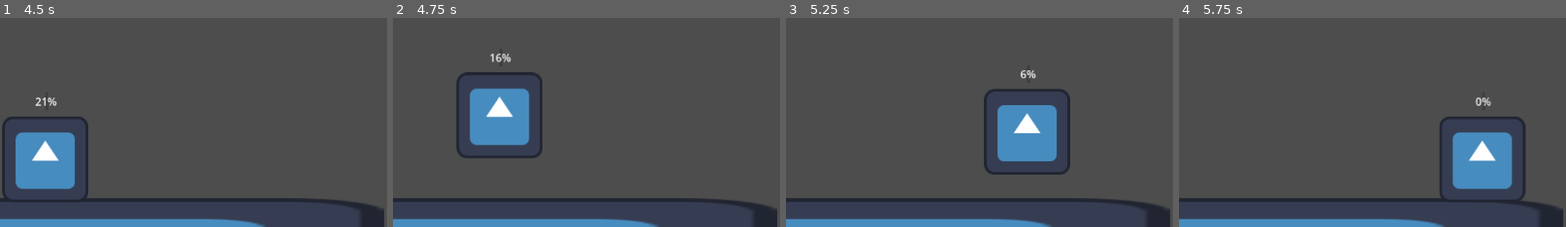
Above: before the commit, frames 1-4 (left to right).
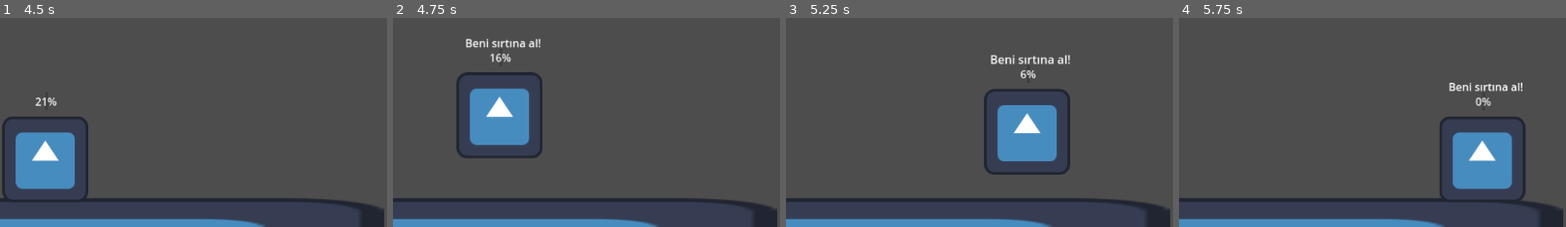
Above: after the commit, the same moments.

Repository: ernykt/yildonumu
Game: Godot game, scene res://scenes/main.tscn
Same seed, same stepped clock (60 frames per second), same inputs: the game is played once before the commit and once after it. The engine's default icon, where the game draws it, is replaced by a stand-in: a white triangle on a blue panel in a dark square.
Inputs:
- Up to frame 1 (4.5 s): hold Right (player1_forward) 0.53-2.03 s; tap A (player2_backward) at 0.6, 2.1, 3.6 s; tap Up (player1_jump) at 0.77, 1.52, 3.02, 3.77 s; tap D (player2_forward) at 1.35, 2.85, 4.35 s; hold Left (player1_backward) 2.03-4.28 s; hold Right (player1_forward) from 4.28 s (still down)
- Up to frame 2 (4.75 s): keep holding Right (player1_forward); tap Up (player1_jump) at 4.52 s
- Up to frame 3 (5.25 s): keep holding Right (player1_forward); tap A (player2_backward) at 5.1 s
- Up to frame 4 (5.75 s): keep holding Right (player1_forward)
The pictures show only the part of the screen within x 50-100%, y 34-84%; the shares and areas given below are measured in that part.

Frame 1 is identical in both runs. In frame 2, 0.5% of the frame differs, in the area x 18-39%, y 9-15%; in frame 3, 0.5%, in the area x 52-74%, y 17-23%; in frame 4, 0.4%.

Commit message:
Added Label
Added label for interaction warning.

Diff:
--- a/scenes/player.tscn
+++ b/scenes/player.tscn
@@ -24,3 +24,12 @@
 offset_top = -100.0
 offset_right = 4.0
 offset_bottom = -73.0
+
+[node name="StaminaMessage" type="Label" parent="."]
+offset_left = -50.0
+offset_top = -120.0
+offset_right = 59.0
+offset_bottom = -97.0
+text = "Beni Sırtına Al"
+horizontal_alignment = 1
+vertical_alignment = 1
--- a/scripts/player.gd
+++ b/scripts/player.gd
@@ -12,6 +12,11 @@
 @export var stamina_regen_rate: float = 10.0 # Saniyede yenilenen dayanıklılık
 @export var stamina_drain_rate: float = 20.0 # Saniyede tükenen dayanıklılık
 @export var stun_duration: float = 0.5 # Engelle çarpınca sersemleme süresi
+
+@export var stamina_message_threshold_ratio: float = 0.2 # Bu oranın altında stamina kalınca mesaj belirir (örn: 0.2 = %20)
+@export var message_scale_min: Vector2 = Vector2(0.9, 0.9) # Mesajın minimum ölçeği
+@export var message_scale_max: Vector2 = Vector2(1.1, 1.1) # Mesajın maksimum ölçeği
+@export var message_scale_duration: float = 0.8 # Mesajın büyüme/küçülme animasyonunun süresi (tek yön)
 #endregion
 
 #region Hazır Nodelar
@@ -20,6 +25,7 @@
 @onready var player_collider: CollisionShape2D = $PlayerCollider # Oyuncunun ana çarpışma şekli
 @onready var player_area: Area2D = $PlayerArea # Köpek veya toplanabilir öğeleri algılamak için alan
 @onready var progress_bar: ProgressBar = $ProgressBar # Stamina göstermek için progress bar
+@onready var stamina_message_label: Label = $StaminaMessage # Stamina azaldığında beliren yazı
 #endregion
 
 #region FSM Durumları
@@ -42,6 +48,8 @@
 var action_jump: String # Zıplama input aksiyon adı
 #endregion
 
+var message_tween: Tween # Tween nodu kod içinde oluşturulacak
+
 func _ready():
 	# Başlangıç dayanıklılığını maksimuma ayarla
 	current_stamina = max_stamina
@@ -50,6 +58,11 @@
 	progress_bar.max_value = max_stamina
 	progress_bar.min_value = 0
 	progress_bar.value = current_stamina
+
+	# Stamina mesajı başlangıçta gizli olsun
+	stamina_message_label.hide()
+	stamina_message_label.text = "Beni sırtına al!"
+	stamina_message_label.pivot_offset = stamina_message_label.size / 2.0 # Merkeze göre ölçeklensin
 
 	# Player ID'ye göre input aksiyonlarını ayarla
 	# Godot'un Proje Ayarları -> Input Map bölümünden bu aksiyonları tanımlamalısınız.
@@ -93,6 +106,9 @@
 	# Progress Bar'ı güncel tut
 	progress_bar.value = current_stamina
 
+	# Stamina mesajının görünürlüğünü ve animasyonunu yönet
+	update_stamina_message()
+
 # Yeni bir duruma geçişi yöneten fonksiyon
 func set_state(new_state: State):
 	# Eğer zaten aynı durumdaysak, hiçbir şey yapma
@@ -226,3 +242,40 @@
 			if current_state != State.STUNNED:
 				set_state(State.STUNNED)
 			break # Aynı karede birden fazla çarpışma olsa bile sadece ilkini işle
+
+# Stamina mesajının görünürlüğünü ve animasyonunu yöneten fonksiyon
+func update_stamina_message():
+	var threshold_stamina = max_stamina * stamina_message_threshold_ratio
+
+	if current_stamina <= threshold_stamina and current_state != State.STUNNED:
+		if not stamina_message_label.is_visible_in_tree():
+			stamina_message_label.show()
+			start_stamina_message_tween()
+	else:
+		if stamina_message_label.is_visible_in_tree():
+			stamina_message_label.hide()
+			# Tween'i durdur ve ölçeği sıfırla, eğer zaten oluşturulmuşsa
+			if message_tween:
+				message_tween.stop()
+				stamina_message_label.scale = Vector2(1,1) # Ölçeği sıfırla
+
+# Stamina mesajı tween animasyonunu başlatan fonksiyon
+func start_stamina_message_tween():
+	# Eğer tween zaten varsa durdur, yoksa yeni bir tane oluştur
+	if message_tween:
+		message_tween.stop()
+	else:
+		message_tween = get_tree().create_tween() # Yeni Tween oluştur
+
+	message_tween.set_loops() # Sonsuz döngüde çalışsın
+
+	# Büyüme animasyonu
+	message_tween.tween_property(stamina_message_label, "scale", message_scale_max, message_scale_duration)\
+		.set_ease(Tween.EASE_OUT)
+
+	# Küçülme animasyonu
+	message_tween.tween_property(stamina_message_label, "scale", message_scale_min, message_scale_duration)\
+		.set_ease(Tween.EASE_IN)
+
+	# Tween tamamlandığında yapılacak ek işlemler (isteğe bağlı)
+	# message_tween.finished.connect(_on_message_tween_finished)
